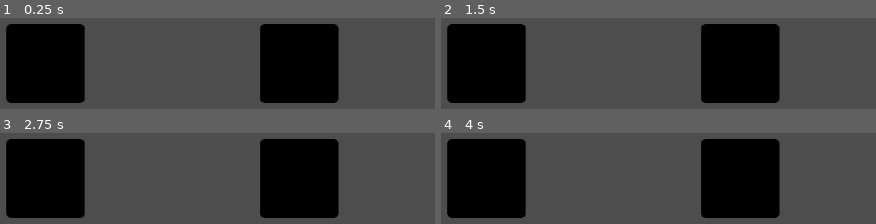
Above: before the commit, frames 1-4 (two rows, left to right).
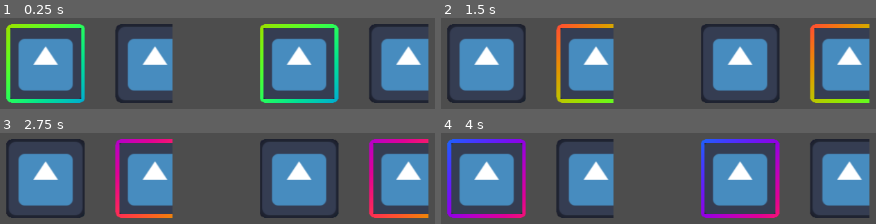
Above: after the commit, the same moments.

Repository: dairycultist/Metaverse
Game: Godot game, scene res://menu_main.tscn
Two runs of this game, one before a commit and one after it. Both use one fixed random seed, a clock stepped at 60 frames per second and the inputs below. The engine's default icon, where the game draws it, is replaced by a stand-in: a white triangle on a blue panel in a dark square.
Inputs:
- Up to frame 1 (0.25 s): no input
- Up to frame 2 (1.5 s): tap Enter (ui_accept) at 0.5, 1.35 s; hold Right (ui_right) 0.53-1.28 s; hold Enter (ui_accept) 0.53-1.28 s; hold Down (ui_down) from 1.28 s (still down)
- Up to frame 3 (2.75 s): tap Enter (ui_accept) at 1.52, 1.82, 2 s; release Down (ui_down) at 2.03 s; hold Right (ui_right) from 2.03 s (still down); hold Enter (ui_accept) from 2.03 s (still down)
- Up to frame 4 (4 s): release Right (ui_right) at 2.78 s; release Enter (ui_accept) at 2.78 s; hold Up (ui_up) 2.78-3.53 s; tap Enter (ui_accept) at 2.85, 3.02, 3.32, 3.5 s; hold Left (ui_left) from 3.53 s (still down); hold Enter (ui_accept) from 3.53 s (still down)

The runs differ from the first frame. In frame 1, 47% of the frame differs, in the area x 1-99%, y 6-94%; in frame 2, 48%; in frame 3, 48%; in frame 4, 47%.

Commit message:
Slightly bad button code

Diff:
--- a/menu_main.tscn
+++ b/menu_main.tscn
@@ -1,16 +1,31 @@
-[gd_scene load_steps=5 format=3 uid="uid://ucbmkqy0jydj"]
+[gd_scene load_steps=10 format=3 uid="uid://ucbmkqy0jydj"]
 
 [ext_resource type="Script" uid="uid://buipenoqnayc" path="res://binocular_camera.gd" id="1_1pa77"]
+[ext_resource type="Script" uid="uid://rtk7wfxtohjb" path="res://vr_control_nodes/vr_control_orchestrator.gd" id="2_cnlbs"]
 [ext_resource type="Shader" uid="uid://breebxh280ala" path="res://vr_control_nodes/vr_button.gdshader" id="2_plom5"]
+[ext_resource type="Texture2D" uid="uid://b8qns5bn3y57k" path="res://icon.svg" id="3_2ot7e"]
+[ext_resource type="Script" uid="uid://cp3tp1777ytk3" path="res://vr_control_nodes/vr_button.gd" id="4_6kvs7"]
 
-[sub_resource type="ShaderMaterial" id="ShaderMaterial_2ot7e"]
+[sub_resource type="ShaderMaterial" id="ShaderMaterial_cnlbs"]
 render_priority = 0
 shader = ExtResource("2_plom5")
 shader_parameter/selected_fac = 0.0
-shader_parameter/corner_scale = 0.25
+shader_parameter/corner_scale = 0.15
+shader_parameter/tex = ExtResource("3_2ot7e")
 
-[sub_resource type="PlaneMesh" id="PlaneMesh_1pa77"]
-material = SubResource("ShaderMaterial_2ot7e")
+[sub_resource type="PlaneMesh" id="PlaneMesh_cnlbs"]
+material = SubResource("ShaderMaterial_cnlbs")
+orientation = 2
+
+[sub_resource type="ShaderMaterial" id="ShaderMaterial_ja77e"]
+render_priority = 0
+shader = ExtResource("2_plom5")
+shader_parameter/selected_fac = 0.0
+shader_parameter/corner_scale = 0.15
+shader_parameter/tex = ExtResource("3_2ot7e")
+
+[sub_resource type="PlaneMesh" id="PlaneMesh_u2d4o"]
+material = SubResource("ShaderMaterial_ja77e")
 orientation = 2
 
 [node name="World" type="Node3D"]
@@ -46,6 +61,20 @@
 
 [node name="Camera3D" type="Camera3D" parent="BinocularCamera/RightEyeContainer/RightEye"]
 
-[node name="Button" type="MeshInstance3D" parent="."]
+[node name="ControlOrchestrator" type="Node3D" parent="." node_paths=PackedStringArray("focused")]
+script = ExtResource("2_cnlbs")
+focused = NodePath("Button")
+
+[node name="Button" type="MeshInstance3D" parent="ControlOrchestrator" node_paths=PackedStringArray("right")]
 transform = Transform3D(1, 0, 0, 0, 1, 0, 0, 0, 1, 0, 0, -4)
-mesh = SubResource("PlaneMesh_1pa77")
+mesh = SubResource("PlaneMesh_cnlbs")
+skeleton = NodePath("../..")
+script = ExtResource("4_6kvs7")
+right = NodePath("../Button2")
+
+[node name="Button2" type="MeshInstance3D" parent="ControlOrchestrator" node_paths=PackedStringArray("left")]
+transform = Transform3D(1, 0, 0, 0, 1, 0, 0, 0, 1, 2.77503, 0, -4)
+mesh = SubResource("PlaneMesh_u2d4o")
+skeleton = NodePath("../..")
+script = ExtResource("4_6kvs7")
+left = NodePath("../Button")
--- a/vr_control_nodes/vr_button.gd
+++ b/vr_control_nodes/vr_button.gd
@@ -6,13 +6,13 @@
 @export var down: Node
 
 func onLeft():
-	giveUpFocusTo(left)
+	return attemptGiveUpFocusTo(left)
 
 func onRight():
-	giveUpFocusTo(right)
+	return attemptGiveUpFocusTo(right)
 
 func onUp():
-	giveUpFocusTo(up)
+	return attemptGiveUpFocusTo(up)
 
 func onDown():
-	giveUpFocusTo(down)
+	return attemptGiveUpFocusTo(down)
--- a/vr_control_nodes/vr_button.gdshader
+++ b/vr_control_nodes/vr_button.gdshader
@@ -3,6 +3,7 @@
 
 uniform float selected_fac : hint_range(0.0, 1.0) = 0.0;
 uniform float corner_scale: hint_range(0., 1.) = 0.;
+uniform sampler2D tex;
 
 void vertex() {
 
@@ -10,19 +11,19 @@
 
 void fragment() {
 
-	float s = corner_scale * .5;
 	vec2 centered_uv = abs(UV * 2.0 - vec2(1.0, 1.0));
 
+	// rounded corners
+
     if (
-		centered_uv.x > 1. - s && centered_uv.y > 1. - s &&
-		pow(centered_uv.x - 1. + s, 2.) + pow(centered_uv.y - 1. + s, 2.) > pow(corner_scale * .5, 2.)
+		centered_uv.x > 1. - corner_scale && centered_uv.y > 1. - corner_scale &&
+		pow(centered_uv.x - 1. + corner_scale, 2.) + pow(centered_uv.y - 1. + corner_scale, 2.) > pow(corner_scale, 2.)
     ) {
         discard;
     }
 
+	// border from selection
 	float cutoff = 1.0 - selected_fac / 10.0;
-
-	ALBEDO = vec3(0.0);
 
 	if (centered_uv.x > cutoff || centered_uv.y > cutoff) {
 		ALBEDO = vec3(
@@ -30,5 +31,7 @@
 			0.5 + sin(TIME - UV.x - UV.y + PI * 0.66) * 0.5,
 			0.5 + sin(TIME - UV.x - UV.y + PI * 1.33) * 0.5
 		);
+	} else {
+		ALBEDO = texture(tex, UV).rgb;
 	}
 }
--- a/vr_control_nodes/vr_control_node.gd
+++ b/vr_control_nodes/vr_control_node.gd
@@ -1,41 +1,34 @@
-extends Node
+extends MeshInstance3D
 
-@export var focused: bool = false
+var focused: bool = false
 
 func _ready() -> void:
 	# update shader based on initial focused state
-	pass
+	mesh.material.set("shader_parameter/selected_fac", 1.0 if focused else 0.0);
 
-func _input(event: InputEvent) -> void:
+func attemptGiveUpFocusTo(other: MeshInstance3D):
 
-	if focused:
-		if event.is_action_pressed("ui_accept"):
-			onSelect()
-		elif event.is_action_pressed("ui_left"):
-			onLeft()
-		elif event.is_action_pressed("ui_right"):
-			onRight()
-		elif event.is_action_pressed("ui_up"):
-			onUp()
-		elif event.is_action_pressed("ui_down"):
-			onDown()
+	if other == null:
+		return self
 
-func giveUpFocusTo(other: Node):
 	focused = false
 	other.focused = true
-	# update shaders
+	mesh.material.set("shader_parameter/selected_fac", 0.0);
+	other.mesh.material.set("shader_parameter/selected_fac", 1.0);
 
-func onSelect():
-	pass
+	return other
 
-func onLeft():
-	pass
+func onSelect() -> MeshInstance3D:
+	return self
 
-func onRight():
-	pass
+func onLeft() -> MeshInstance3D:
+	return self
 
-func onUp():
-	pass
+func onRight() -> MeshInstance3D:
+	return self
 
-func onDown():
-	pass
+func onUp() -> MeshInstance3D:
+	return self
+
+func onDown() -> MeshInstance3D:
+	return self
--- /dev/null
+++ b/vr_control_nodes/vr_control_orchestrator.gd
@@ -0,0 +1,19 @@
+extends Node
+
+@export var focused: MeshInstance3D
+
+func _ready() -> void:
+	focused.mesh.material.set("shader_parameter/selected_fac", 1.0);
+
+func _input(event: InputEvent) -> void:
+
+	if event.is_action_pressed("ui_accept"):
+		focused = focused.onSelect()
+	elif event.is_action_pressed("ui_left"):
+		focused = focused.onLeft()
+	elif event.is_action_pressed("ui_right"):
+		focused = focused.onRight()
+	elif event.is_action_pressed("ui_up"):
+		focused = focused.onUp()
+	elif event.is_action_pressed("ui_down"):
+		focused = focused.onDown()
--- a/vr_control_nodes/vr_slider.gd
+++ b/vr_control_nodes/vr_slider.gd
@@ -1,4 +1,4 @@
-extends Node
+extends "vr_control_node.gd"
 
 #VRSlider
 #up and down tell it to focus another node
Not shown, added: vr_control_nodes/vr_control_orchestrator.gd.uid
